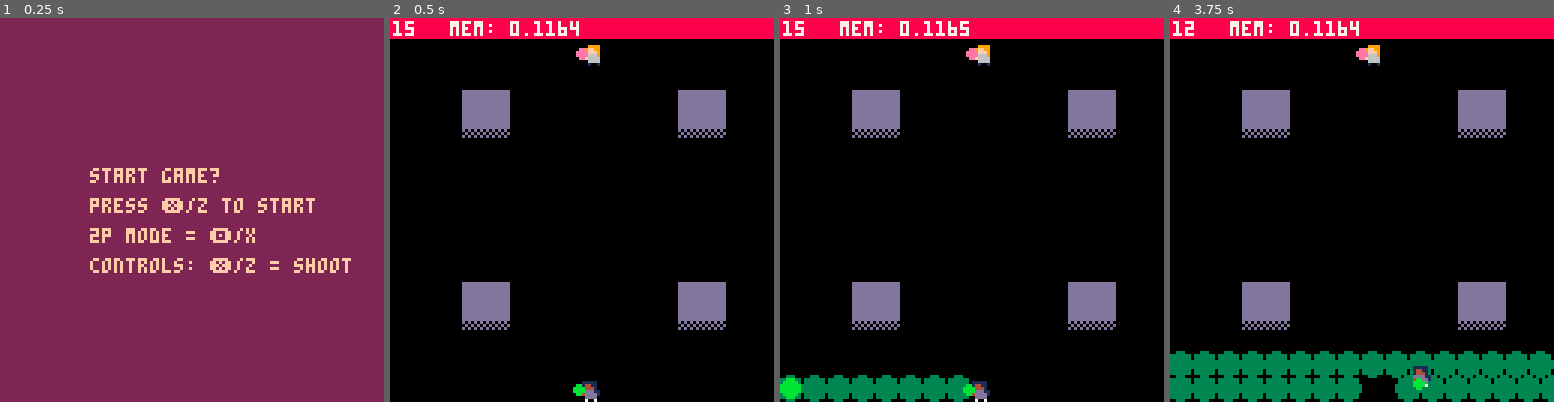
Above: before the commit, frames 1-4 (left to right).
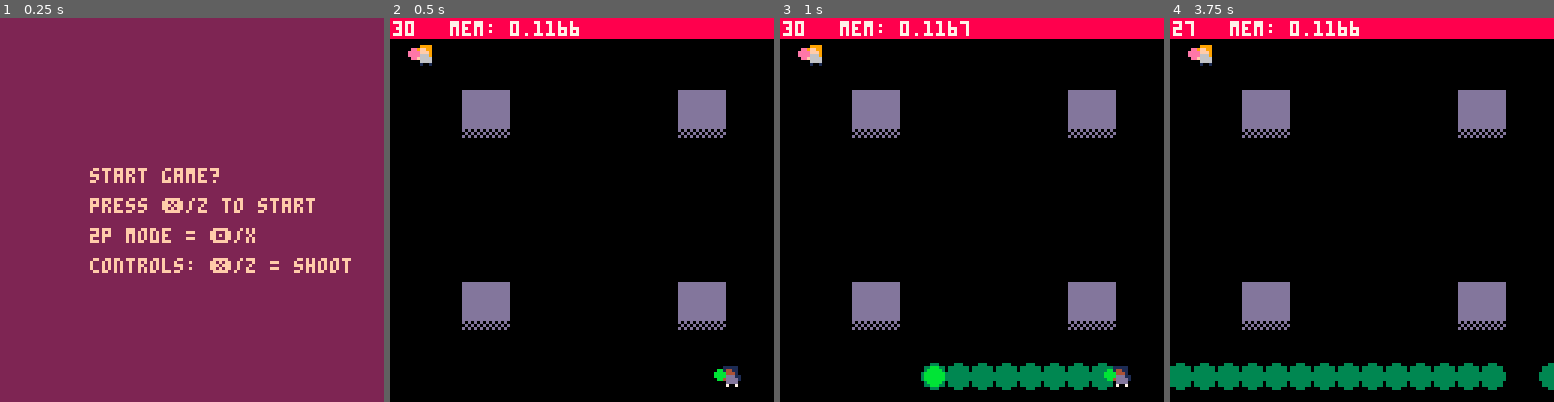
Above: after the commit, the same moments.

Repository: marcianoviereck/picogames
Game: PICO-8 cartridge pongpaint.p8
Same seed, same stepped clock (60 frames per second), same inputs: the game is played once before the commit and once after it.
Inputs:
- Up to frame 1 (0.25 s): no input
- Up to frame 2 (0.5 s): tap X (X key) at 0.33 s
- Up to frame 3 (1 s): tap O (Z key) at 0.7 s
- Up to frame 4 (3.75 s): tap X (X key) at 1.07, 1.85, 2.97 s; hold Right 1.6-2.1 s; tap O (Z key) every 0.4 s from 1.7 to 3.7 s; hold Up 2.15-2.42 s; hold Right 2.47-3.03 s; hold Left 3.08-3.58 s; hold Down from 3.63 s (still down)

Frame 1 is identical in both runs. In frame 2, 1.1% of the frame differs, in the area x 1-92%, y 0-100%; in frame 3, 6.0%; in frame 4, 7.9%, in the area x 0-100%, y 0-100%.

Commit message:
Small improvements

Diff:
--- a/pongpaint.p8
+++ b/pongpaint.p8
@@ -61,7 +61,7 @@
 			_init()
 		end
 	elseif game_state == "game_over" then
-		if btn(5) then
+		if btn(4) then
 			game_state = "playing"
 			_init()
 		end
@@ -119,7 +119,7 @@
 		rectfill(0, 0, 128, 128, c)
 		print(score, 10, 40, c_t)
 		print("winner: "..winner, 20, 60, c_t)
-		print("❎ to play again!", 20, 70, c_t)
+		print("❎/z to play again!", 20, 70, c_t)
 	end
 end
 
@@ -169,7 +169,7 @@
 	tiles_enemy = 0
 	tiles_player = 0
 	winner = "draw"
-	round_time = 15 * 30 -- becaue: 30 fps --
+	round_time = 30 * 30 -- becaue: 30 fps --
 	time_left = round_time
 	map_size=32
 	tile_size=4
@@ -182,8 +182,8 @@
 
 	player_one = {
 		id = 0,
-		x = 63,
-		y = 120,
+		x = 110,
+		y = 115,
 		direction=0, -- 0 = left, 1 = up, 2 = right, 3 = down --
 		base_spr_index = 0,
 		current_animation=nil,
@@ -196,7 +196,7 @@
 		shoot_cooldown_frames = 5
 	}
 	enemy={
-		x = 64,
+		x = 8,
 		y = 8,
 		direction = 0,
 		base_spr_index = 16,
@@ -213,7 +213,7 @@
 			finding_path = false,
 			path = {},
 			state = "initial", -- painting, walking, shooting --
-			current_tile = level_tiles["16:2"],
+			current_tile = level_tiles["2:2"],
 			target_tile = {}
 		}
 	}
@@ -259,9 +259,11 @@
 	local random_tile_x = ceil(rnd(map_size) + 1)
 	local random_tile_y = ceil(rnd(map_size) + 1)
 
+	debug_text = random_tile_x..":"..random_tile_y
 	if has_wall(random_tile_x, random_tile_y) then
 		find_random_spawn_tile()
 	end
+	debug_text = random_tile_x..":"..random_tile_y
 	local tile = level_tiles[random_tile_x..":"..random_tile_y]
 	return tile
 end
@@ -619,7 +622,7 @@
 	if closest_tile == target_tile then
 		-- done, start walking? --
 		done_finding_path()
-	elseif has_wall_around(closest_tile.x, closest_tile.y, 3) then
+	elseif closest_tile ~= nil and has_wall_around(closest_tile.x, closest_tile.y, 3) then
 		-- wall in between --
 		done_finding_path()
 	else
